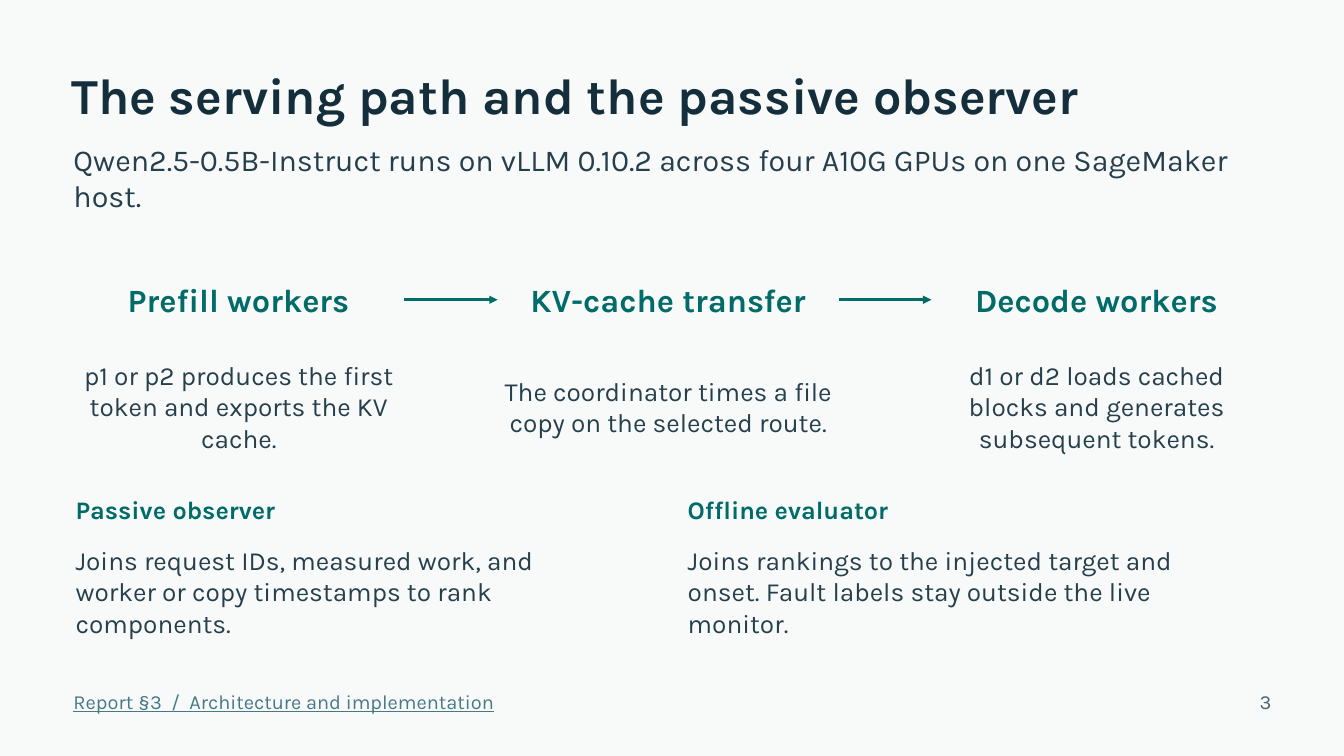
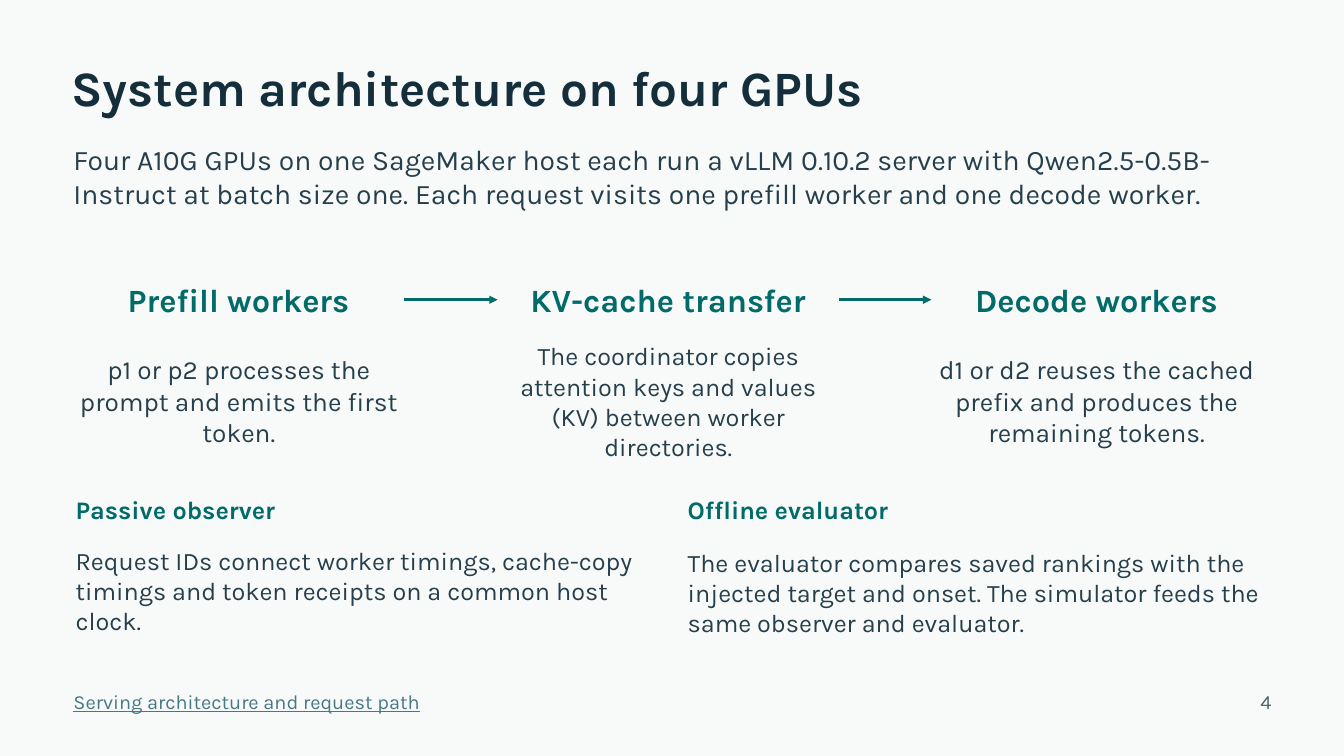
Before and after one commit to sid15022/DAT-CS5903, a slide deck: slide 4 of docs/Final_Project_Presentation.pptx (slide 3 before the commit). Drawn at 1344x756 pixels with LibreOffice and Linux fonts; fonts in the diff are those of the drawing. Boxes give left, top, right and bottom in pixels: in the first picture for what was removed or moved away, otherwise in the second. Text is boxed around its words. In the diff, an @@ line names an element or a change of style, - is before the commit and + after.

```diff
--- a/docs/Final_Project_Presentation.pptx
+++ b/docs/Final_Project_Presentation.pptx
@@ text at [71,71,862,118]: text changed; size 36 to 35.2 pt @@
-The serving path and the passive observer
+System architecture on four GPUs
@@ text at [73,150,1209,211]: text changed; size 21.8 to 20.2 pt @@
-Qwen2.5-0.5B-Instruct runs on vLLM 0.10.2 across four A10G GPUs on one SageMaker host.
+Four A10G GPUs on one SageMaker host each run a vLLM 0.10.2 server with Qwen2.5-0.5B-Instruct at batch size one. Each request visits one prefill worker and one decode worker.
@@ text at [520,347,816,457]: text changed; size 18.8 to 18 pt @@
-The coordinator times a file copy on the selected route.
+The coordinator copies attention keys and values (KV) between worker directories.
@@ text at [80,361,398,443]: text changed @@
-p1 or p2 produces the first token and exports the KV cache.
+p1 or p2 processes the prompt and emits the first token.
@@ text at [939,361,1254,449]: text changed @@
-d1 or d2 loads cached blocks and generates subsequent tokens.
+d1 or d2 reuses the cached prefix and produces the remaining tokens.
@@ text at [76,552,632,631]: text changed; size 18.8 to 18 pt @@
-Joins request IDs, measured work, and worker or copy timestamps to rank components.
+Request IDs connect worker timings, cache-copy timings and token receipts on a common host clock.
@@ text at [688,554,1259,633]: text changed; size 18.8 to 18 pt @@
-Joins rankings to the injected target and onset. Fault labels stay outside the live monitor.
+The evaluator compares saved rankings with the injected target and onset. The simulator feeds the same observer and evaluator.
@@ text at [73,695,419,714]: text changed @@
-Report §3 / Architecture and implementation
+Serving architecture and request path
@@ text at [1260,696,1271,709]: text changed @@
-3
+4
```
Also in this commit, not shown: 11 other slides changed, 3 slides added.
